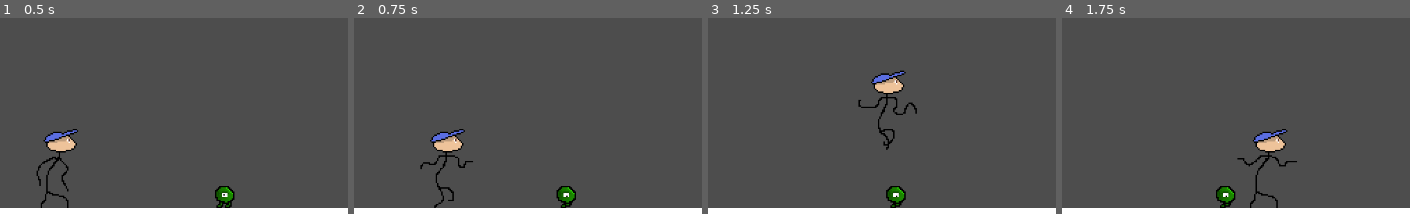
Above: before the commit, frames 1-4 (left to right).
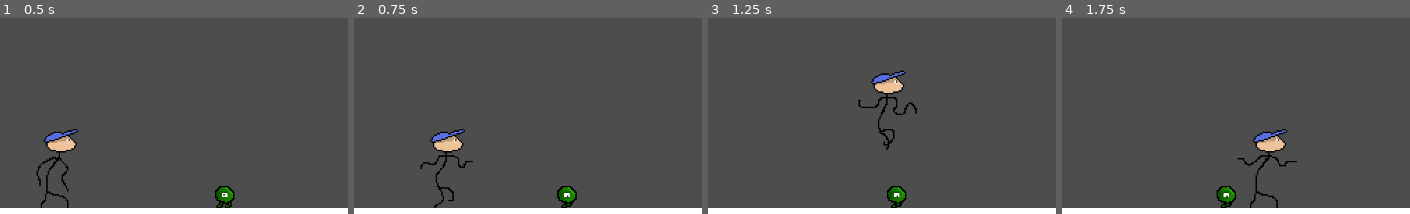
Above: after the commit, the same moments.

Repository: jacobjameskbb/GameDev-Th-Spring2024-Adventure
Game: Godot game, scene res://main.tscn
Same seed, same stepped clock (60 frames per second), same inputs: the game is played once before the commit and once after it.
Inputs (mouse positions are % of the whole screen's width and height, from its top left):
- Up to frame 1 (0.5 s): no input
- Up to frame 2 (0.75 s): tap Enter (ui_accept) at 0.5, 0.6 s; move the mouse to (75, 52) at 0.52 s; hold D (right) from 0.53 s (still down)
- Up to frame 3 (1.25 s): keep holding D (right); tap Space (jump) at 0.77 s
- Up to frame 4 (1.75 s): keep holding D (right); move the mouse to (27, 63) at 1.27 s; click (27, 63) at 1.35 s; tap Space (jump) at 1.52 s; tap Enter (ui_accept) at 1.55 s
The pictures show only the part of the screen within x 20-70%, y 50-100%; the shares and areas given below are measured in that part.

Frame 1 is identical in both runs. In frame 2, 0.2% of the frame differs, in the area x 58-65%, y 85-97%; in frame 3, 0.1%; in frame 4, 0.2%, in the area x 44-50%, y 85-97%.

Commit message:
finishing up goomba

Diff:
--- a/Bat.gd
+++ b/Bat.gd
@@ -2,6 +2,7 @@
 
 const ROTATION_SPEED = 10
 
+var damage
 var swinging = false
 
 func _ready():
--- a/GoombaAlien.gd
+++ b/GoombaAlien.gd
@@ -1,8 +1,12 @@
 extends CharacterBody2D
 
+@export var max_health = 20
+@onready var health = max_health
 
 const SPEED = 70
 @export_enum('left', 'right') var direction: String
+
+const DAMAGE_JUMP = 200
 
 
 # Get the gravity from the project settings to be synced with RigidBody nodes.
@@ -13,11 +17,10 @@
 	$AnimatedSprite2D.play('walking')
 
 func _physics_process(delta):
+	print(health)
 
 	# Add the gravity.
-	if not is_on_floor():
-		velocity.y += gravity * delta
-	print(direction)
+	velocity.y += gravity * delta
 	if direction == 'left':
 		velocity.x = -SPEED
 	else:
@@ -34,3 +37,15 @@
 			direction = 'right'
 		elif direction == 'right':
 			direction = 'left'
+
+
+
+func _on_attack_detect_body_entered(body):
+	if body.is_in_group('bat'):
+		health -= body.damage
+		if is_on_floor():
+			velocity.y = -DAMAGE_JUMP
+	if body.is_in_group('card'):
+		health -= body.get_parent().damage
+		if is_on_floor():
+			velocity.y = -DAMAGE_JUMP
--- /dev/null
+++ b/HealthBar.gd
@@ -0,0 +1,31 @@
+extends Node2D
+
+#Testing/Use Purpose
+@export var get_health_from_parent = true
+@export var hide_when_full = true
+
+#Make new variables for health
+var max_health = 100
+var health = 100
+
+
+func _ready():
+	if get_health_from_parent:
+		max_health = get_parent().max_health
+		health = get_parent().health
+
+
+
+
+func _process(delta):
+	health = get_parent().health
+	max_health = get_parent().max_health
+	if hide_when_full and $HealthRect.size.x == 100:
+		hide()
+	else:
+		show()
+	if not get_health_from_parent:
+		if Input.is_action_just_pressed("ui_accept"):
+			health -= 1
+	print('health: ', health, ' max_health: ', max_health)
+	$HealthRect.size.x = int((float(health)/float(max_health))*100)
--- a/Nodes/Card/card.gd
+++ b/Nodes/Card/card.gd
@@ -1,4 +1,6 @@
 extends CharacterBody2D
+
+var damage
 
 const MOVEMENT_SPEED = 300
 const ROTATION_SPEED = 20
@@ -41,7 +43,7 @@
 		position.x += MOVEMENT_SPEED * delta
 		rotation_degrees += ROTATION_SPEED
 	else:
-		print_debug('SELF_DEBUG: ROTATION FOR CARD NOT BEING SET OR NOT BEING SET CORRECTLY')
+		print_debug('SELF_DEBUG: ROTATION FOR CARD NOT BEING SET OR NOT BEING SET CORRECTLY, ', direction)
 
 
 
--- a/Nodes/Card/card.tscn
+++ b/Nodes/Card/card.tscn
@@ -9,9 +9,18 @@
 [sub_resource type="RectangleShape2D" id="RectangleShape2D_284k6"]
 size = Vector2(24, 16)
 
-[node name="card" type="CharacterBody2D" groups=["wall enemy"]]
+[node name="card" type="CharacterBody2D" groups=["card", "wall enemy"]]
 scale = Vector2(2, 2)
+collision_layer = 3
+collision_mask = 3
 script = ExtResource("1_gaaf2")
+
+[node name="StaticBody2D" type="StaticBody2D" parent="." groups=["card"]]
+collision_layer = 4
+collision_mask = 0
+
+[node name="CollisionShape2D" type="CollisionShape2D" parent="StaticBody2D"]
+shape = SubResource("RectangleShape2D_sy3be")
 
 [node name="Sprite2D" type="Sprite2D" parent="."]
 texture = ExtResource("1_04h0d")
--- a/Player.gd
+++ b/Player.gd
@@ -1,4 +1,8 @@
 extends CharacterBody2D
+
+@export var damage_bat = 16
+@export var damage_card = 4
+
 
 #Loaded scenes
 var preload_card = preload("res://Nodes/Card/card.tscn")
@@ -36,7 +40,8 @@
 
 
 func _ready():
-	pass
+	$Bat.damage = damage_bat
+
 
 func _physics_process(delta):
 	#------MOVEMENT------
@@ -124,5 +129,6 @@
 func shoot(direction):
 	var new_card = preload_card.instantiate()
 	get_parent().add_child(new_card)
-	new_card.global_position = self.global_position + Vector2(0,10)
+	new_card.global_position = self.global_position + Vector2(0,15)
 	new_card.direction = direction
+	new_card.damage = damage_card
--- /dev/null
+++ b/health_bar.tscn
@@ -0,0 +1,17 @@
+[gd_scene load_steps=2 format=3 uid="uid://8cclpqryrpk3"]
+
+[ext_resource type="Script" path="res://HealthBar.gd" id="1_wcxfh"]
+
+[node name="HealthBar" type="Node2D"]
+script = ExtResource("1_wcxfh")
+get_health_from_parent = false
+
+[node name="BackRect" type="ColorRect" parent="."]
+offset_right = 100.0
+offset_bottom = 10.0
+color = Color(1, 0, 0, 1)
+
+[node name="HealthRect" type="ColorRect" parent="."]
+offset_right = 100.0
+offset_bottom = 10.0
+color = Color(0, 1, 0, 1)
--- a/main.tscn
+++ b/main.tscn
@@ -7,6 +7,7 @@
 [ext_resource type="Texture2D" uid="uid://bddcr5f58e22f" path="res://Sprites/green walk 3.png" id="4_548m3"]
 [ext_resource type="Texture2D" uid="uid://ccetuxc2tgvoi" path="res://Sprites/green walk 4.png" id="5_m1spu"]
 [ext_resource type="Script" path="res://Player.gd" id="6_ls5pv"]
+[ext_resource type="PackedScene" uid="uid://8cclpqryrpk3" path="res://health_bar.tscn" id="7_ehovh"]
 [ext_resource type="Texture2D" uid="uid://bktjho4qkypv7" path="res://Sprites/Jethro's Dad.png" id="7_xvvg6"]
 [ext_resource type="Script" path="res://Bat.gd" id="8_8ryn7"]
 [ext_resource type="Texture2D" uid="uid://1phorthu26aa" path="res://Sprites/bat.png" id="9_t78e3"]
@@ -47,7 +48,7 @@
 height = 15.6
 
 [sub_resource type="RectangleShape2D" id="RectangleShape2D_8w212"]
-size = Vector2(2.5, 16)
+size = Vector2(3.5, 16)
 
 [sub_resource type="AtlasTexture" id="AtlasTexture_takya"]
 atlas = ExtResource("7_xvvg6")
@@ -134,6 +135,8 @@
 [node name="World" type="Node2D" parent="."]
 
 [node name="StaticBody2D" type="StaticBody2D" parent="World" groups=["wall", "wall enemy"]]
+collision_layer = 3
+collision_mask = 3
 
 [node name="ColorRect" type="ColorRect" parent="World/StaticBody2D"]
 offset_left = -93.0
@@ -174,10 +177,25 @@
 shape = SubResource("CapsuleShape2D_on4uc")
 
 [node name="wall_detect" type="Area2D" parent="World/GoombaAlien"]
+collision_layer = 2
+collision_mask = 2
 
 [node name="CollisionShape2D" type="CollisionShape2D" parent="World/GoombaAlien/wall_detect"]
-position = Vector2(-6.25, -1)
+position = Vector2(-5.75, -1)
 shape = SubResource("RectangleShape2D_8w212")
+
+[node name="attack_detect" type="Area2D" parent="World/GoombaAlien"]
+collision_layer = 0
+collision_mask = 4
+
+[node name="CollisionShape2D" type="CollisionShape2D" parent="World/GoombaAlien/attack_detect"]
+position = Vector2(0, 0.2)
+shape = SubResource("CapsuleShape2D_on4uc")
+
+[node name="HealthBar" parent="World/GoombaAlien" instance=ExtResource("7_ehovh")]
+position = Vector2(-10, -11.5)
+scale = Vector2(0.2, 0.2)
+get_health_from_parent = true
 
 [node name="Player" type="CharacterBody2D" parent="World" groups=["player"]]
 position = Vector2(362, 380)
@@ -193,11 +211,11 @@
 position = Vector2(0.399994, 3.80001)
 shape = SubResource("CapsuleShape2D_clevp")
 
-[node name="Bat" type="CharacterBody2D" parent="World/Player"]
+[node name="Bat" type="CharacterBody2D" parent="World/Player" groups=["bat"]]
 position = Vector2(17.5, -4.49998)
 rotation = -1.07687
-collision_layer = 0
-collision_mask = 0
+collision_layer = 4
+collision_mask = 4
 script = ExtResource("8_8ryn7")
 
 [node name="Sprite2D" type="Sprite2D" parent="World/Player/Bat"]
@@ -226,4 +244,5 @@
 visible = false
 
 [connection signal="body_entered" from="World/GoombaAlien/wall_detect" to="World/GoombaAlien" method="_on_wall_detect_body_entered"]
+[connection signal="body_entered" from="World/GoombaAlien/attack_detect" to="World/GoombaAlien" method="_on_attack_detect_body_entered"]
 [connection signal="animation_finished" from="World/Player/Bat/AnimationPlayer" to="World/Player/Bat" method="_on_animation_player_animation_finished"]
--- a/project.godot
+++ b/project.godot
@@ -57,6 +57,7 @@
 
 2d_physics/layer_1="Player"
 2d_physics/layer_2="Walls"
+2d_physics/layer_3="attacking enemies"
 
 [rendering]
 
Not shown, added: Sprites/chest demmon that eats you.png.import
Not shown: 1 places in main.tscn that only renumber resources
